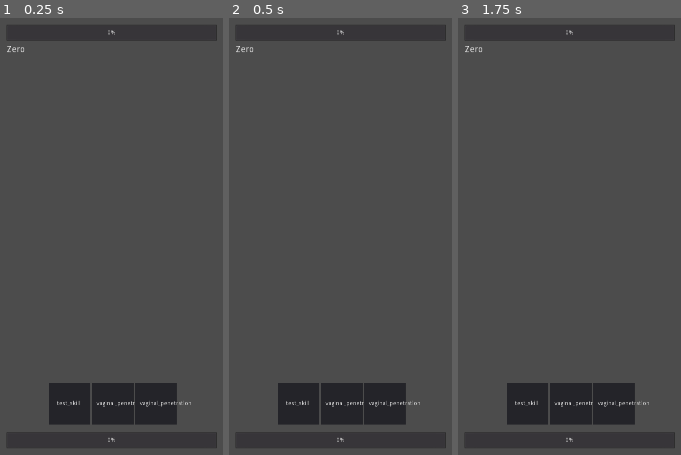
Above: before the commit, frames 1-3 (left to right).
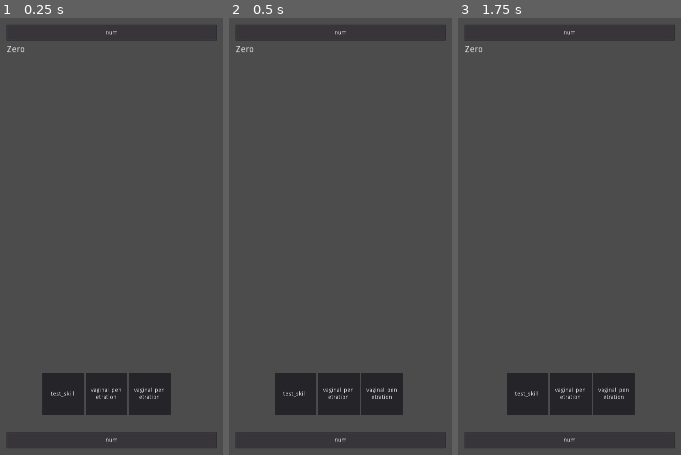
Above: after the commit, the same moments.

Repository: sadripa/XDunCrawler
Game: Godot game, scene res://Scenes/Combat Scene/combat.tscn
Two runs of this game, one before a commit and one after it. Both use one fixed random seed, a clock stepped at 60 frames per second and the inputs below. The project has no main scene, so this scene is started directly.
Inputs (mouse positions are in pixels of both pictures, inside the frame that each line leads up to):
- Up to frame 1 (0.25 s): no input
- Up to frame 2 (0.5 s): no input
- Up to frame 3 (1.75 s): tap Enter at 0.5 s; move the mouse to (outside the picture) at 0.52 s; hold 1 0.53-1.28 s; click (outside the picture) at 0.67 s; tap Space at 1.25 s; move the mouse to (outside the picture) at 1.27 s; tap 1 at 1.35 s; click (outside the picture) at 1.42 s

The runs differ from the first frame. In frame 1, 3.6% of the frame differs, in the area x 18-86%, y 2-98%; in frame 2, 3.4%; in frame 3, 3.0%.

Commit message:
Work on the CSM 4 and UI 2
- Added hand_to_hold logic to ui elements
- Gave skills little draw animation
- Made color database
- Player Execution now effectively calls the skill method
- Made rudimentary win condition check
- Update OP bars with precise number

Diff:
--- a/Resources/Monster Resources/Main Resources/monter_main_res_zero.tres
+++ b/Resources/Monster Resources/Main Resources/monter_main_res_zero.tres
@@ -9,7 +9,7 @@
 monster_species = 1
 monster_type = 3
 body_resistance = [ 6 ]
-body_weakness = [ 1, 7 ]
+body_weakness = [ 9, 7 ]
 body_crit_weakness = [ 5 ]
 max_op = 40
 warm_state = 20
--- a/Scenes/Combat Scene/State Manegement/Combat/combat_darw_skill.gd
+++ b/Scenes/Combat Scene/State Manegement/Combat/combat_darw_skill.gd
@@ -14,6 +14,9 @@
 
 
 func _draw_skill() -> void:
+	if CombatTracker.pl_skill_draw.size() == 0:
+		CombatTracker.back_to_draw()
+
 	var drawn_skills: Array = []
 	if CombatTracker.turn == 1:
 		drawn_skills = CombatTracker.random_draw_skill(3)
--- a/Scenes/Combat Scene/State Manegement/Combat/combat_player_execution.gd
+++ b/Scenes/Combat Scene/State Manegement/Combat/combat_player_execution.gd
@@ -6,14 +6,20 @@
 func _on_enter(skill_chosen) -> void:
 	print("==================")
 	print("STATE: player exectuion")
-#	print("SKILL: %s" % skill_chosen.name)
 
 	# Chosen skill will hold information for the visual and numerical execution
+	_execute_skill_method(skill_chosen)
 	print(_find_skill_sprite(skill_chosen)) # Need the complementary function to use the sprite visually
 
 	# FOR TESTING, has to be connected to monster response next
 	CombatTracker.turn += 1
-	change_state("Draw Skill")
+	change_state("Win Check", self.name)
+
+
+# Execute the skill by finding it in the dictionary.
+func _execute_skill_method(skill_name: String) -> void:
+	assert(MSVDatabase.has_method(skill_name), "There is no method with the skill_name: %s" % skill_name)
+	MSVDatabase.call(skill_name)
 
 
 # Find the path of a skill sprite based on a string coming from the skill resource
--- /dev/null
+++ b/Scenes/Combat Scene/State Manegement/Combat/combat_win_check.gd
@@ -0,0 +1,13 @@
+extends State
+
+func _on_enter(past_state) -> void:
+	print("==================")
+	print("STATE: win check")
+
+	# Check win condition
+	if CombatTracker.en_op >= CombatTracker.en_max_op:
+		print("YOU WON")
+	else:
+		match past_state:
+			"Player Execution":
+				change_state("Draw Skill") # FOR TESTING, should be changed
--- a/Scenes/Combat Scene/State Manegement/Initialize/combat_initialize.gd
+++ b/Scenes/Combat Scene/State Manegement/Initialize/combat_initialize.gd
@@ -41,6 +41,7 @@
 	monster_op_bar.max_value = CombatTracker.en_max_op
 	CombatTracker.en_name = monster_res.name
 	monster_name_lab.text = CombatTracker.en_name
+	CombatTracker.en_monster_res = monster_res
 
 	# TO ADD
 	# - Weaknesses UI, with discovery over time (octopath traveler)
--- a/Scenes/Combat Scene/State Manegement/combat_states.tscn
+++ b/Scenes/Combat Scene/State Manegement/combat_states.tscn
@@ -8,6 +8,7 @@
 [ext_resource path="res://Scenes/Combat Scene/State Manegement/Combat/combat_player_execution.gd" type="Script" id=6]
 [ext_resource path="res://Scenes/Combat Scene/State Manegement/Combat/combat_monster_response.gd" type="Script" id=7]
 [ext_resource path="res://Scenes/Combat Scene/State Manegement/Combat/combat_darw_skill.gd" type="Script" id=8]
+[ext_resource path="res://Scenes/Combat Scene/State Manegement/Combat/combat_win_check.gd" type="Script" id=9]
 
 [node name="Combat StateRoot" type="Node"]
 script = ExtResource( 1 )
@@ -32,3 +33,6 @@
 
 [node name="Monster Input" type="Node" parent="."]
 script = ExtResource( 4 )
+
+[node name="Win Check" type="Node" parent="."]
+script = ExtResource( 9 )
--- /dev/null
+++ b/Scenes/Combat Scene/UI/ProgressBarOP/progressbar_op.gd
@@ -0,0 +1,6 @@
+extends ProgressBar
+class_name OPbar
+
+# Used to updated the exact number of OP in label
+func update_op_label(label: Label, op: int) -> void:
+	label.text = str(op)
--- /dev/null
+++ b/Scenes/Combat Scene/UI/ProgressBarOP/progressbar_op_monster.gd
@@ -0,0 +1,6 @@
+extends OPbar
+
+
+
+func _on_MonsterOP_value_changed(value):
+	update_op_label($Label, value)
--- /dev/null
+++ b/Scenes/Combat Scene/UI/ProgressBarOP/progressbar_op_player.gd
@@ -0,0 +1,6 @@
+extends OPbar
+
+
+
+func _on_PlayerOP_value_changed(value):
+		update_op_label($Label, value)
--- a/Scenes/Combat Scene/UI/SkillUI/ui_skill.gd
+++ b/Scenes/Combat Scene/UI/SkillUI/ui_skill.gd
@@ -7,6 +7,8 @@
 func _ready() -> void:
 	self_setup()
 
+	$AnimationPlayer.play("enter_hand")
+
 
 # FOR TESTING, this needs to be reworked with actual assets
 func self_setup() -> void:
@@ -15,5 +17,6 @@
 
 func _on_Panel_gui_input(event: InputEvent) -> void:
 	if event is InputEventMouseButton and event.button_index == BUTTON_LEFT and event.pressed:
-		pl_input_dispatcher.emit_signal("skill_chosen", skill_name)
+		pl_input_dispatcher.emit_signal("skill_chosen", skill_name) # Send the signal for SM
+		CombatTracker.hand_to_hold(get_index()) # Move the skill to the hold section
 		queue_free()
--- a/Scenes/Combat Scene/UI/SkillUI/ui_skill.tscn
+++ b/Scenes/Combat Scene/UI/SkillUI/ui_skill.tscn
@@ -1,19 +1,64 @@
-[gd_scene load_steps=2 format=2]
+[gd_scene load_steps=4 format=2]
 
 [ext_resource path="res://Scenes/Combat Scene/UI/SkillUI/ui_skill.gd" type="Script" id=1]
 
-[node name="Skill" type="Control"]
+[sub_resource type="Animation" id=1]
+length = 0.001
+tracks/0/type = "bezier"
+tracks/0/path = NodePath("Panel:rect_position:x")
+tracks/0/interp = 1
+tracks/0/loop_wrap = true
+tracks/0/imported = false
+tracks/0/enabled = true
+tracks/0/keys = {
+"points": PoolRealArray( 0, -0.25, 0, 0.25, 0 ),
+"times": PoolRealArray( 0 )
+}
+tracks/1/type = "bezier"
+tracks/1/path = NodePath("Panel:rect_position:y")
+tracks/1/interp = 1
+tracks/1/loop_wrap = true
+tracks/1/imported = false
+tracks/1/enabled = true
+tracks/1/keys = {
+"points": PoolRealArray( 0, -0.25, 0, 0.25, 0 ),
+"times": PoolRealArray( 0 )
+}
+
+[sub_resource type="Animation" id=2]
+resource_name = "enter_hand"
+length = 0.7
+tracks/0/type = "bezier"
+tracks/0/path = NodePath("Panel:rect_position:x")
+tracks/0/interp = 1
+tracks/0/loop_wrap = true
+tracks/0/imported = false
+tracks/0/enabled = true
+tracks/0/keys = {
+"points": PoolRealArray( 0, -0.25, 0, 0.25, 0, -15, -0.25, 0, 0.25, 0, 0, -0.25, 0, 0.25, 0 ),
+"times": PoolRealArray( 0, 0.3, 0.7 )
+}
+tracks/1/type = "bezier"
+tracks/1/path = NodePath("Panel:rect_position:y")
+tracks/1/interp = 1
+tracks/1/loop_wrap = true
+tracks/1/imported = false
+tracks/1/enabled = true
+tracks/1/keys = {
+"points": PoolRealArray( 0, -0.25, 0, 0.25, 0, 0, -0.25, 0, 0.25, 0, 0, -0.25, 0, 0.25, 0 ),
+"times": PoolRealArray( 0, 0.3, 0.7 )
+}
+
+[node name="Skill" type="AspectRatioContainer"]
 anchor_right = 1.0
 anchor_bottom = 1.0
-margin_right = -1820.0
-margin_bottom = -980.0
 rect_min_size = Vector2( 100, 100 )
 mouse_filter = 1
 script = ExtResource( 1 )
 
 [node name="Panel" type="Panel" parent="."]
-anchor_right = 1.0
-anchor_bottom = 1.0
+margin_right = 1080.0
+margin_bottom = 1080.0
 
 [node name="Label" type="Label" parent="Panel"]
 anchor_left = 0.5
@@ -27,5 +72,10 @@
 text = "Skill"
 align = 1
 valign = 1
+autowrap = true
+
+[node name="AnimationPlayer" type="AnimationPlayer" parent="."]
+anims/RESET = SubResource( 1 )
+anims/enter_hand = SubResource( 2 )
 
 [connection signal="gui_input" from="Panel" to="." method="_on_Panel_gui_input"]
--- a/Scenes/Combat Scene/combat.gd
+++ b/Scenes/Combat Scene/combat.gd
@@ -2,6 +2,11 @@
 
 onready var pl_input_dispatcher: Node = get_node("Player Input Dispatcher")
 onready var skill_container: HBoxContainer = get_node("Overlay Holder/Bottom/Skill Container")
+onready var top: Control = get_node("Overlay Holder/Top")
+onready var bottom: Control = get_node("Overlay Holder/Bottom")
+onready var monsterop: ProgressBar = get_node("Overlay Holder/Top/MonsterOP")
+onready var playerop: ProgressBar = get_node("Overlay Holder/Bottom/PlayerOP")
+onready var tween: Tween = get_node("Tween")
 
 func add_ui_skill(skills: Array) -> void:
 	var ui_skill_sc: PackedScene = load("res://Scenes/Combat Scene/UI/SkillUI/ui_skill.tscn")
--- a/Scenes/Combat Scene/combat.tscn
+++ b/Scenes/Combat Scene/combat.tscn
@@ -1,8 +1,10 @@
-[gd_scene load_steps=4 format=2]
+[gd_scene load_steps=6 format=2]
 
 [ext_resource path="res://Scenes/Combat Scene/State Manegement/combat_states.tscn" type="PackedScene" id=1]
 [ext_resource path="res://Scenes/Combat Scene/Scripts/combat_player_input_dispatcher.gd" type="Script" id=2]
 [ext_resource path="res://Scenes/Combat Scene/combat.gd" type="Script" id=3]
+[ext_resource path="res://Scenes/Combat Scene/UI/ProgressBarOP/progressbar_op_monster.gd" type="Script" id=4]
+[ext_resource path="res://Scenes/Combat Scene/UI/ProgressBarOP/progressbar_op_player.gd" type="Script" id=5]
 
 [node name="Combat" type="Control"]
 anchor_right = 1.0
@@ -26,6 +28,15 @@
 margin_bottom = 70.0
 max_value = 50.0
 step = 1.0
+percent_visible = false
+script = ExtResource( 4 )
+
+[node name="Label" type="Label" parent="Overlay Holder/Top/MonsterOP"]
+anchor_right = 1.0
+anchor_bottom = 1.0
+text = "num"
+align = 1
+valign = 1
 
 [node name="MonsterNAME" type="Label" parent="Overlay Holder/Top"]
 anchor_left = 0.5
@@ -49,10 +60,9 @@
 anchor_right = 0.5
 anchor_bottom = 1.0
 margin_left = -417.0
-margin_top = -188.0
+margin_top = -211.0
 margin_right = 424.0
 margin_bottom = -88.0
-size_flags_vertical = 0
 alignment = 1
 
 [node name="PlayerOP" type="ProgressBar" parent="Overlay Holder/Bottom"]
@@ -66,8 +76,22 @@
 margin_bottom = -30.0
 max_value = 50.0
 step = 1.0
+percent_visible = false
+script = ExtResource( 5 )
+
+[node name="Label" type="Label" parent="Overlay Holder/Bottom/PlayerOP"]
+anchor_right = 1.0
+anchor_bottom = 1.0
+text = "num"
+align = 1
+valign = 1
 
 [node name="Player Input Dispatcher" type="Node" parent="."]
 script = ExtResource( 2 )
 
 [node name="Combat StateRoot" parent="." instance=ExtResource( 1 )]
+
+[node name="Tween" type="Tween" parent="."]
+
+[connection signal="value_changed" from="Overlay Holder/Top/MonsterOP" to="Overlay Holder/Top/MonsterOP" method="_on_MonsterOP_value_changed"]
+[connection signal="value_changed" from="Overlay Holder/Bottom/PlayerOP" to="Overlay Holder/Bottom/PlayerOP" method="_on_PlayerOP_value_changed"]
--- /dev/null
+++ b/System Resources/Autoloads/color_database.gd
@@ -0,0 +1,10 @@
+extends Node
+
+# Holds all information about colors needed in game.
+
+# Combat colors
+# -- Horny Status
+var hs_normal: Color = Color.royalblue
+var hs_warm: Color = Color.gold
+var hs_hot: Color = Color.crimson
+var hs_cum: Color = Color.magenta
--- a/System Resources/Autoloads/combat_methods.gd
+++ b/System Resources/Autoloads/combat_methods.gd
@@ -58,13 +58,13 @@
 	var body_crit_weakness: Array = monster_main_res.body_crit_weakness
 	for x in input_weakness.size():
 		if body_resistance.has(input_weakness[x]):
-			res_multiply(output_op)
+			output_op = res_multiply(output_op)
 	for x in input_weakness.size():
 		if body_weakness.has(input_weakness[x]):
-			weak_multiply(output_op)
+			output_op = weak_multiply(output_op)
 	for x in input_weakness.size():
 		if body_crit_weakness.has(input_weakness[x]):
-			crit_weak_multiply(output_op)
+			output_op = crit_weak_multiply(output_op)
 	return output_op
 
 # ==========
@@ -103,3 +103,14 @@
 	randomize()
 	var chosen_child: int = randi() % child_count
 	ref_state.change_state(ref_state.get_child(chosen_child).name)
+
+# ==========
+
+# UI related functions
+
+func tween_progressbar_value(pb: ProgressBar, tween: Tween, new_value: int) -> void:
+	var duration: float = abs(new_value - pb.value) * 0.25
+	tween.interpolate_property(pb, "value", pb.value, new_value, duration, Tween.TRANS_CUBIC)
+	tween.start()
+	yield(tween, "tween_completed")
+	tween.remove(pb, "value")
--- a/System Resources/Autoloads/combat_tracker.gd
+++ b/System Resources/Autoloads/combat_tracker.gd
@@ -16,6 +16,8 @@
 var en_op: int = 0
 var en_max_op: int = 0
 var en_name: String = "NONE"
+var en_monster_res: Resource
+var en_hs = EnumDatabase.HornyStatus.NORMAL # Horny Status
 var en_can_act: bool = true
 var en_status_timer: int = 0
 
@@ -34,6 +36,11 @@
 	pl_skill_draw.clear()
 	pl_skill_blocked.clear()
 	pl_skill_draw = pl_skill_deck
+
+# Move a skill from the hand to hold, by index
+func hand_to_hold(index: int) -> void:
+	pl_skill_hold.append(pl_skill_hand[index])
+	pl_skill_hand.remove(index)
 
 # Move skills back to draw
 func back_to_draw() -> void:
--- a/System Resources/Autoloads/enum_database.gd
+++ b/System Resources/Autoloads/enum_database.gd
@@ -35,6 +35,13 @@
 
 # Combat specific
 
+enum HornyStatus {
+	NORMAL,
+	WARM,
+	HOT,
+	CUM
+}
+
 enum CombatStatus {
 	NONE,
 	BROKEN,
--- a/System Resources/Autoloads/monster_skills_visual_database.gd
+++ b/System Resources/Autoloads/monster_skills_visual_database.gd
@@ -33,15 +33,27 @@
 
 var vaginal_penetration: Dictionary = {
 	"name" : "Vaginal Penetration",
-	"body_weakness" : EnumDatabase.BodyWeaknesses.VAGINA,
+	"body_weakness" : [EnumDatabase.BodyWeaknesses.VAGINA],
 	"sprite_zero" : "Zero Vaginal Penetration"
 }
 
+func vaginal_penetration() -> void:
+	var attack_op: int = 5
+	attack_op = CombatMethods.resistance_check(attack_op, vaginal_penetration["body_weakness"], CombatTracker.en_monster_res)
+	CombatTracker.en_op = CombatMethods.incr_op_int(CombatTracker.en_op, attack_op)
+	CombatMethods.tween_progressbar_value(get_node("/root/Combat").monsterop, get_node("/root/Combat").tween, CombatTracker.en_op)
+
 var test_skill: Dictionary = {
 	"name" : "Test Skill",
-	"body_weakness" : EnumDatabase.BodyWeaknesses.NONE,
+	"body_weakness" : [EnumDatabase.BodyWeaknesses.TIGHS],
 	"sprite_zero" : "Zero Test Skill"
 }
+
+func test_skill() -> void:
+	var attack_op: int = 5
+	attack_op = CombatMethods.resistance_check(attack_op, test_skill["body_weakness"], CombatTracker.en_monster_res)
+	CombatTracker.en_op = CombatMethods.incr_op_int(CombatTracker.en_op, attack_op)
+	CombatMethods.tween_progressbar_value(get_node("/root/Combat").monsterop, get_node("/root/Combat").tween, CombatTracker.en_op)
 
 
 # ==========
--- a/project.godot
+++ b/project.godot
@@ -13,6 +13,11 @@
 "class": "Monster",
 "language": "GDScript",
 "path": "res://Resources/Monster Resources/Main Resources/monster_main_res.gd"
+}, {
+"base": "ProgressBar",
+"class": "OPbar",
+"language": "GDScript",
+"path": "res://Scenes/Combat Scene/UI/ProgressBarOP/progressbar_op.gd"
 }, {
 "base": "Resource",
 "class": "Scenery",
@@ -31,6 +36,7 @@
 } ]
 _global_script_class_icons={
 "Monster": "res://System Resources/Icons/Resources/monster_main_res_icon.png",
+"OPbar": "",
 "Scenery": "res://System Resources/Icons/Resources/scenery_res_icon.png",
 "State": "",
 "StateRoot": ""
Not shown: 1 places in Scenes/Combat Scene/State Manegement/combat_states.tscn that only renumber resources
